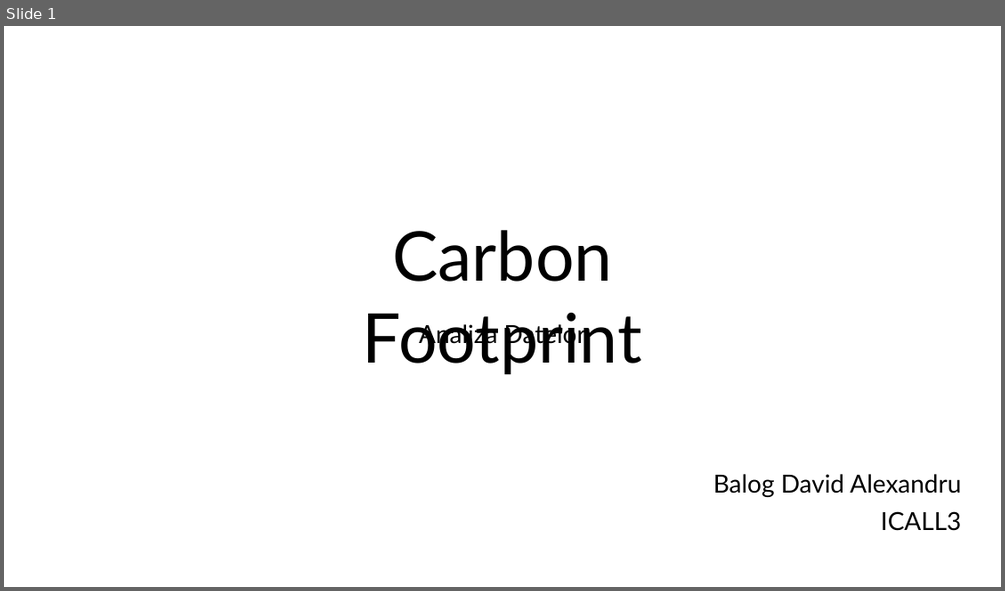
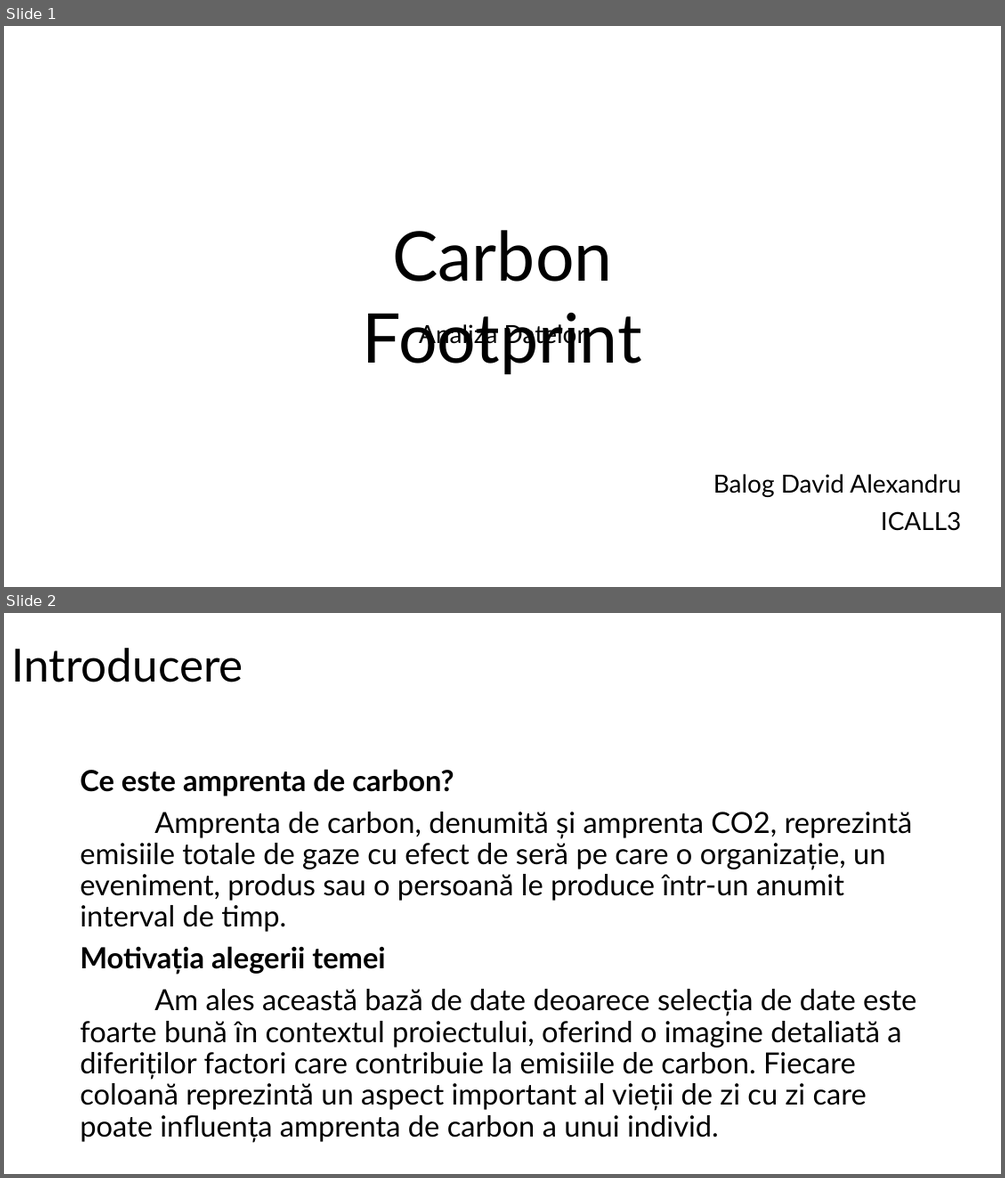
Before and after one commit to BalogDavid/ProiectAnalizaDate, a slide deck: Prezentare Analiza Datelor-Balog David Alexandru.pptx. Shown one above the other, each under a label of ours: slide 1 before the commit, slides 1 and 2 after it. The pictures are 1005x591 and 1005x1178 pixels, drawn with LibreOffice and Linux fonts; fonts in the diff are those of the drawing. Boxes give left, top, right and bottom in pixels: in the first picture for what was removed or moved away, otherwise in the second. Text is boxed around its words. In the diff, an @@ line names an element or a change of style, - is before the commit and + after.

```diff
--- a/Prezentare Analiza Datelor-Balog David Alexandru.pptx
+++ b/Prezentare Analiza Datelor-Balog David Alexandru.pptx
@@ slide 2 added at [4,613,1001,1174], background #FFFFFF @@
@@ title added at [11,648,243,682], 44 pt, text #000000 @@
+Introducere
@@ text added at [80,769,916,1142], 28 pt, text #000000 @@
+Ce este amprenta de carbon?
+Amprenta de carbon, denumită și amprenta CO2, reprezintă emisiile totale de gaze cu efect de seră pe care o organizație, un eveniment, produs sau o persoană le produce într-un anumit interval de timp.
+Motivația alegerii temei
+Am ales această bază de date deoarece selecția de date este foarte bună în contextul proiectului, oferind o imagine detaliată a diferiților factori care contribuie la emisiile de carbon. Fiecare coloană reprezintă un aspect important al vieții de zi cu zi care poate influența amprenta de carbon a unui individ.
```
Also in this commit, not shown: 2 slides changed, 2 other slides added, 3 slides removed, 1 other file.
